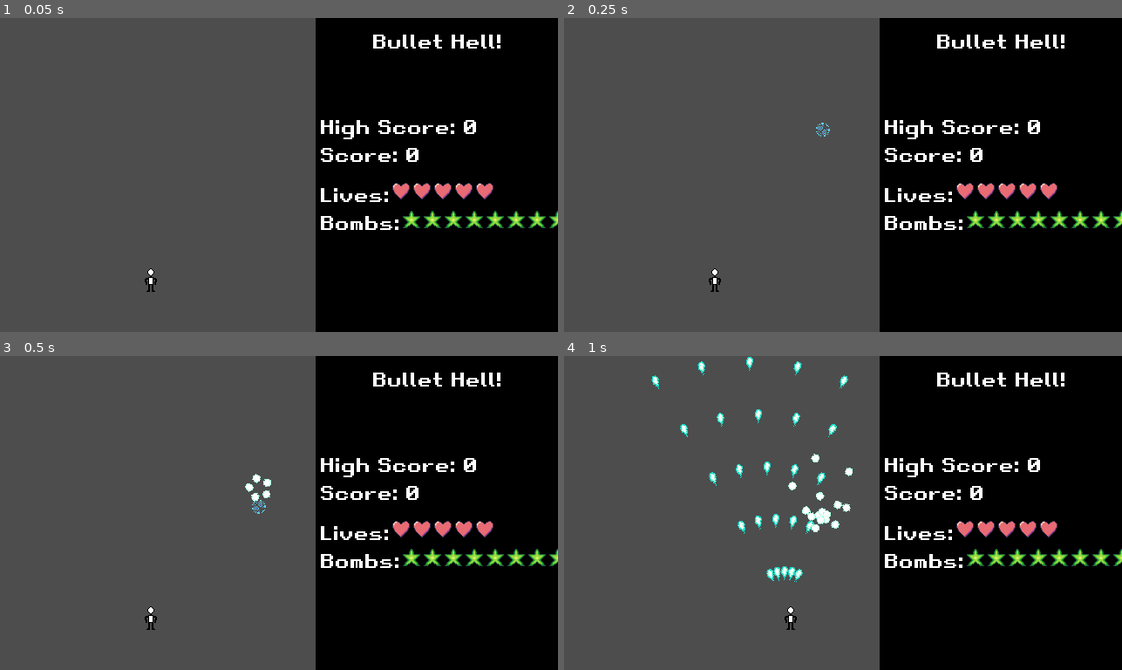
Above: before the commit, frames 1-4 (two rows, left to right).
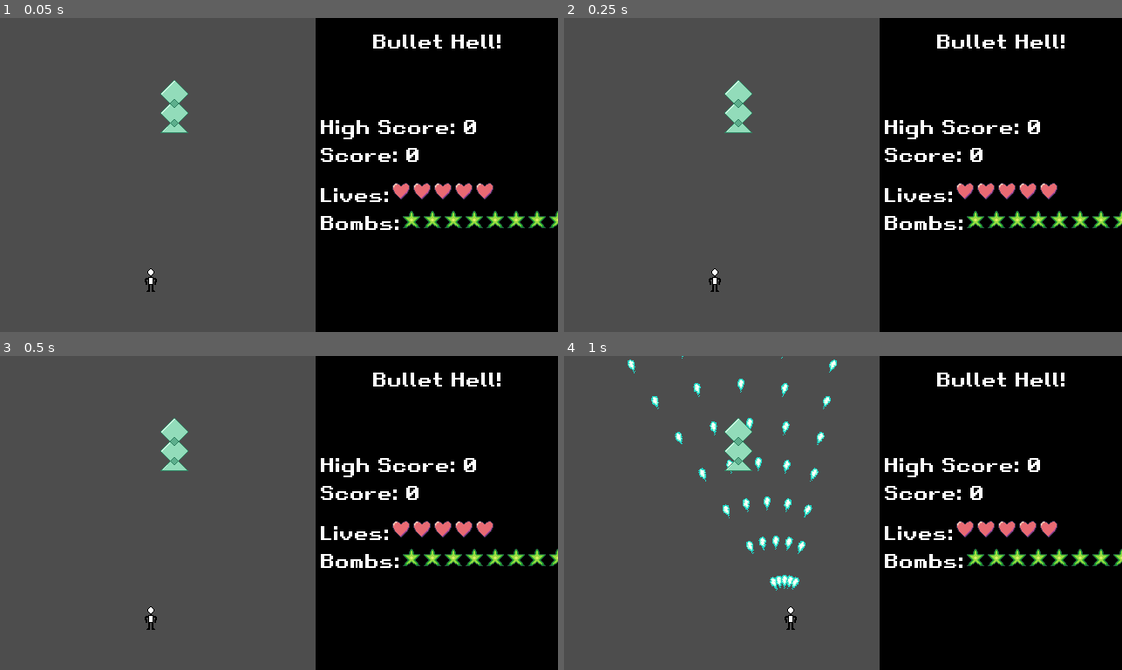
Above: after the commit, the same moments.

Repository: PhotonChaos/BulletHell
Game: Godot game, scene res://scenes/game.tscn
Same seed, same stepped clock (60 frames per second), same inputs: the game is played once before the commit and once after it.
Inputs:
- Up to frame 1 (0.05 s): no input
- Up to frame 2 (0.25 s): no input
- Up to frame 3 (0.5 s): no input
- Up to frame 4 (1 s): hold Right (move_right) from 0.53 s (still down); hold Z (primary) from 0.53 s (still down)

The runs differ from the first frame. In frame 1, 0.5% of the frame differs, in the area x 28-34%, y 19-37%; in frame 2, 0.6%; in frame 3, 0.7%; in frame 4, 2.9%, in the area x 11-52%, y 0-75%.
Error before the commit: Parse Error: Expected identifier after "." for attribute access. (res://scripts/boss.gd:37)

Commit message:
Added spell card system

Diff:
--- a/scenes/boss/crystal_boss.tscn
+++ b/scenes/boss/crystal_boss.tscn
@@ -1,6 +1,7 @@
-[gd_scene load_steps=4 format=3 uid="uid://gyuva7wf3822"]
+[gd_scene load_steps=5 format=3 uid="uid://gyuva7wf3822"]
 
 [ext_resource type="Script" uid="uid://by5x81wsjesdb" path="res://scripts/boss.gd" id="1_sphx7"]
+[ext_resource type="PackedScene" uid="uid://b1uk3qklqcuqs" path="res://scenes/spellcard/crystal_spray.tscn" id="2_bj3dq"]
 [ext_resource type="Texture2D" uid="uid://c85ofdmdk2of0" path="res://textures/boss.png" id="2_npn3v"]
 
 [sub_resource type="RectangleShape2D" id="RectangleShape2D_npn3v"]
@@ -12,6 +13,7 @@
 script = ExtResource("1_sphx7")
 boss_name = "Crystal"
 boss_title = "The Testing Dummy"
+spell_cards = Array[PackedScene]([ExtResource("2_bj3dq")])
 metadata/_custom_type_script = "uid://by5x81wsjesdb"
 
 [node name="Sprite2D" type="Sprite2D" parent="."]
--- a/scenes/game.tscn
+++ b/scenes/game.tscn
@@ -46,7 +46,7 @@
 shot_count = 5
 shot_spread = 45.0
 focus_spread = 15.0
-invincible = true
+shot_velocity = 900.0
 
 [node name="BulletSoundPlayer" type="AudioStreamPlayer2D" parent="."]
 stream = ExtResource("4_lbhrr")
--- a/scenes/spellcard/crystal_spray.tscn
+++ b/scenes/spellcard/crystal_spray.tscn
@@ -1,6 +1,6 @@
 [gd_scene load_steps=2 format=3 uid="uid://b1uk3qklqcuqs"]
 
-[ext_resource type="Script" uid="uid://bqfvpb22cobwe" path="res://scripts/spellcard/spell_card.gd" id="1_k8q8q"]
+[ext_resource type="Script" uid="uid://dpw4m7p11asa1" path="res://scripts/spellcard/crystal_spray.gd" id="1_k8q8q"]
 
 [node name="CrystalSpray" type="Node2D"]
 script = ExtResource("1_k8q8q")
--- a/scripts/boss.gd
+++ b/scripts/boss.gd
@@ -19,19 +19,64 @@
 @export var boss_title: String
 
 ## The attacks that the boss uses. Using int as a placeholder for the nodes
-@export var spell_cards: Array[SpellCard]
+@export var spell_cards: Array[PackedScene]
+
+var _level: Level = null
+
+## Spell Handling
 
 var current_spell: SpellCard = null
+var current_spell_index: int = -1;
 
+var spell_warmup: float = 0
+const SPELL_TIME_GAP: float = 2
+
+var spell_started: bool = false
+
+## End of Spell Handling
+
+
+## Ends the current spell and begins the next one
 func next_spell() -> void:
+	if current_spell != null:
+		current_spell.queue_free()
+
+	current_spell_index += 1
+
+	if current_spell_index >= len(spell_cards):
+		print("You win!!")
+		queue_free()
+		return
+
+	current_spell = spell_cards[current_spell_index].instantiate()
+	current_spell.spell_defeated.connect(next_spell)
+	add_child(current_spell)
+
+	spell_warmup = SPELL_TIME_GAP
+	spell_started = false
+
+
+## Moves the boss to [param destination] over the course of [param move_duration] seconds.[br]
+## Eases in and out for movement.
+func move_to(destination: Vector2, move_duration: float) -> void:
+	# TODO: Implement this.
 	pass
+
 
 func _ready() -> void:
 	area_entered.connect(_on_hitbox_entered)
+	next_spell()
+
+
+func _process(delta: float) -> void:
+	if not spell_started:
+		spell_warmup -= delta
+		if spell_warmup <= 0:
+			spell_started = true
+			current_spell.start(_level)
 
 
 func _on_hitbox_entered(area: Area2D) -> void:
-	if area is PlayerShot:
+	if area is PlayerShot and current_spell.started:
 		area.queue_free()
-
-		if current_spell.
+		current_spell.damage((area as PlayerShot).damage)
--- a/scripts/level/level.gd
+++ b/scripts/level/level.gd
@@ -108,6 +108,12 @@
 
 	return enemies
 
+## Spawns [param boss] at position [param pos]
+func spawn_boss(boss: PackedScene, pos: Vector2) -> void:
+	var bossInstance: Boss = boss.instantiate()
+	bossInstance.global_position = pos
+	bossInstance._level = self
+	call_deferred("add_child", bossInstance)
 
 # Bullet mechanics
 
@@ -139,7 +145,7 @@
 ## The bullets will have a velocity of [param v] in the direction they are facing, with acceleration [param a].[br]
 ## Also, the bullets will be added as children of the game controller.
 ## Returns an array containing the bullets, ordered from lowest angle aim vector to highest.
-func spawn_burst(_position: Vector2, type: BulletType, count: int, spread: float, rotation: float, dist: float, v: float, a: float) -> Array[Bullet]:
+func bullet_burst(_position: Vector2, type: BulletType, count: int, spread: float, rotation: float, dist: float, v: float, a: float) -> Array[Bullet]:
 	var bullets: Array[Bullet] = []
 	var angle_gap = spread / count
 	var start_angle = rotation - spread / 2
@@ -165,8 +171,8 @@
 
 
 ## Same as [method Level.spawn_burst] but spawns them in a circle.
-func spawn_ring(_position: Vector2, type: BulletType, count: int, _rotation: float=0, dist: float=0, v: float=0, a: float=0) -> Array[Bullet]:
-	return spawn_burst(_position, type, count, TAU, _rotation, dist, v, a)
+func bullet_ring(_position: Vector2, type: BulletType, count: int, _rotation: float=0, dist: float=0, v: float=0, a: float=0) -> Array[Bullet]:
+	return bullet_burst(_position, type, count, TAU, _rotation, dist, v, a)
 
 
 func clear_bullet(bullet: Bullet, spawn_point: bool) -> void:
--- a/scripts/level/test_level.gd
+++ b/scripts/level/test_level.gd
@@ -3,18 +3,16 @@
 @onready var bossy = preload("res://scenes/boss/crystal_boss.tscn")
 
 func _play() -> void:
-	for i in range(5):
-		var posx = randf_range(100, 360)
-		var enemy_tick = func (age: float, _position: Vector2, _level: Level):
-			_level.spawn_ring(_position, BulletType.SMALL_BALL, 5, age * PI/15, 5, 40, 20)
+	#for i in range(5):
+		#var posx = randf_range(100, 360)
+		#var enemy_tick = func (age: float, _position: Vector2, _level: Level):
+			#_level.bullet_ring(_position, BulletType.SMALL_BALL, 5, age * PI/15, 5, 40, 20)
+		#
+		#spawn_enemy(Vector2(posx, -60), Vector2(posx, randf_range(130, 200)), randf_range(0.1, 0.4), enemy_tick)
+		#sleep(1)
+		#
+	#
+	#sleep(3)
 
-		spawn_enemy(Vector2(posx, -60), Vector2(posx, randf_range(130, 200)), randf_range(0.1, 0.4), enemy_tick)
-		sleep(1)
-
-
-	sleep(3)
-
-	var x = bossy.instantiate()
-	x.global_position = Vector2(200, 100)
-	call_deferred("add_child", x)
-	sleep(100)
+	spawn_boss(bossy, Vector2(200, 100))
+	sleep(1000)
--- a/scripts/player/player.gd
+++ b/scripts/player/player.gd
@@ -17,6 +17,7 @@
 ## Shot spread in degrees
 @export_range(1, 360) var shot_spread: float
 @export_range(1, 360) var focus_spread: float
+@export var shot_velocity: float
 
 @export_group("Cheats")
 @export var invincible: bool = false
@@ -70,7 +71,7 @@
 		var shot: PlayerShot = shot_template.instantiate()
 		shot.position = position + Vector2(0, -10)
 		shot.rotation = angle_start + i*gap_size + PI/2
-		shot.velocity = Vector2.from_angle(angle_start + i*gap_size) * 20
+		shot.velocity = Vector2.from_angle(angle_start + i*gap_size) * shot_velocity
 		add_sibling(shot)
 
 func use_bomb() -> void:
--- a/scripts/player/player_shot.gd
+++ b/scripts/player/player_shot.gd
@@ -5,4 +5,4 @@
 var velocity: Vector2
 
 func _physics_process(delta: float) -> void:
-	position += velocity
+	position += velocity * delta
--- /dev/null
+++ b/scripts/spellcard/crystal_spray.gd
@@ -0,0 +1,10 @@
+extends SpellCard
+
+func nonspell():
+	if lifetime % 10 == 0:
+		_level.bullet_ring(_boss.global_position, Level.BulletType.KNIFE, 25, lifetime * TAU/7, 10, 20, 30)
+
+func spell():
+	if lifetime % 10 == 0:
+		_level.bullet_ring(_boss.global_position, Level.BulletType.KNIFE, 20, lifetime * TAU/7, 10, 20, 30)
+		_level.bullet_ring(_boss.global_position, Level.BulletType.BALL, 20, lifetime * -TAU/7, 10, 20, 30)
--- a/scripts/spellcard/spell_card.gd
+++ b/scripts/spellcard/spell_card.gd
@@ -5,6 +5,7 @@
 # TODO: Add parameters for score to these signals
 signal spell_started
 signal spell_defeated
+signal hp_changed(old: int, new: int)
 
 @export var spell_name: String
 
@@ -24,44 +25,85 @@
 ## Whether or not this is a survival spell. If true, the player cannot damage the boss, and must wait out the timer.
 @export var is_timeout: bool
 
+# References
+var _level: Level = null
+var _boss: Boss = null
+
+# State variables
 var on_spell = false
+var started = false
 
+var hp_left: float = 0
 var time_left: float = 0
+## Lifetime of the attack in frames. Resets when the spell starts.
+var lifetime: int = 0
 
+####################
+## Utility Functions
+
+# TODO: Add these
+
+####################
+## Core Functions
+
+## Damages the current attack by [param amount]
 func damage(amount: int) -> void:
-	spell_hp -= amount
+	hp_left -= amount
 
-	if spell_hp <= 0:
-		if on_spell:
-			_defeat()
-		else:
-			spell_started.emit()
-			on_spell = true
+	hp_changed.emit(hp_left+amount, hp_left)
 
-
-func _defeat():
-	spell_defeated.emit()
-	queue_free()
+	if hp_left <= 0:
+		_defeat()
 
 
 ## Begins the spell. Starts with nonspell portion, then will switch to the spell portion automatically
 func start(level: Level) -> void:
-	time_left = nonspell_time_limit
+	_level = level
+	_boss = get_parent() as Boss
+	started = true
 
-## The nonspell portion of the attack
-func _nonspell() -> void:
+	if nonspell_hp > 0 and nonspell_time_limit > 0:
+		hp_left = nonspell_hp
+		time_left = nonspell_time_limit
+	else:
+		hp_left = spell_hp
+		time_left = spell_time_limit
+		on_spell = true
+
+
+## The nonspell portion of the attack. Called once per physics frame.
+func nonspell() -> void:
 	pass
 
-func _spell() -> void:
+## The spell portion of the attack. Called once per physics frame.
+func spell() -> void:
 	pass
 
-func _process(delta: float) -> void:
+## Called whenever the current step of the attack is defeated. If on a nonspell, begins the spell portion
+func _defeat():
+	if on_spell:
+		spell_defeated.emit()
+	else:
+		_level.clear_all_bullets(true)
+		time_left = spell_time_limit
+		hp_left = spell_hp
+		on_spell = true
+		lifetime = 0
+
+		spell_started.emit()
+
+
+func _physics_process(delta: float) -> void:
+	if not started:
+		return
+
 	time_left -= delta
+	lifetime += 1
+
+	if on_spell:
+		spell()
+	else:
+		nonspell()
 
 	if time_left <= 0:
-		if on_spell:
-			_defeat()
-			return
-		else:
-			spell_started.emit()
-			on_spell = true
+		_defeat()
Not shown, added: scripts/spellcard/crystal_spray.gd.uid
